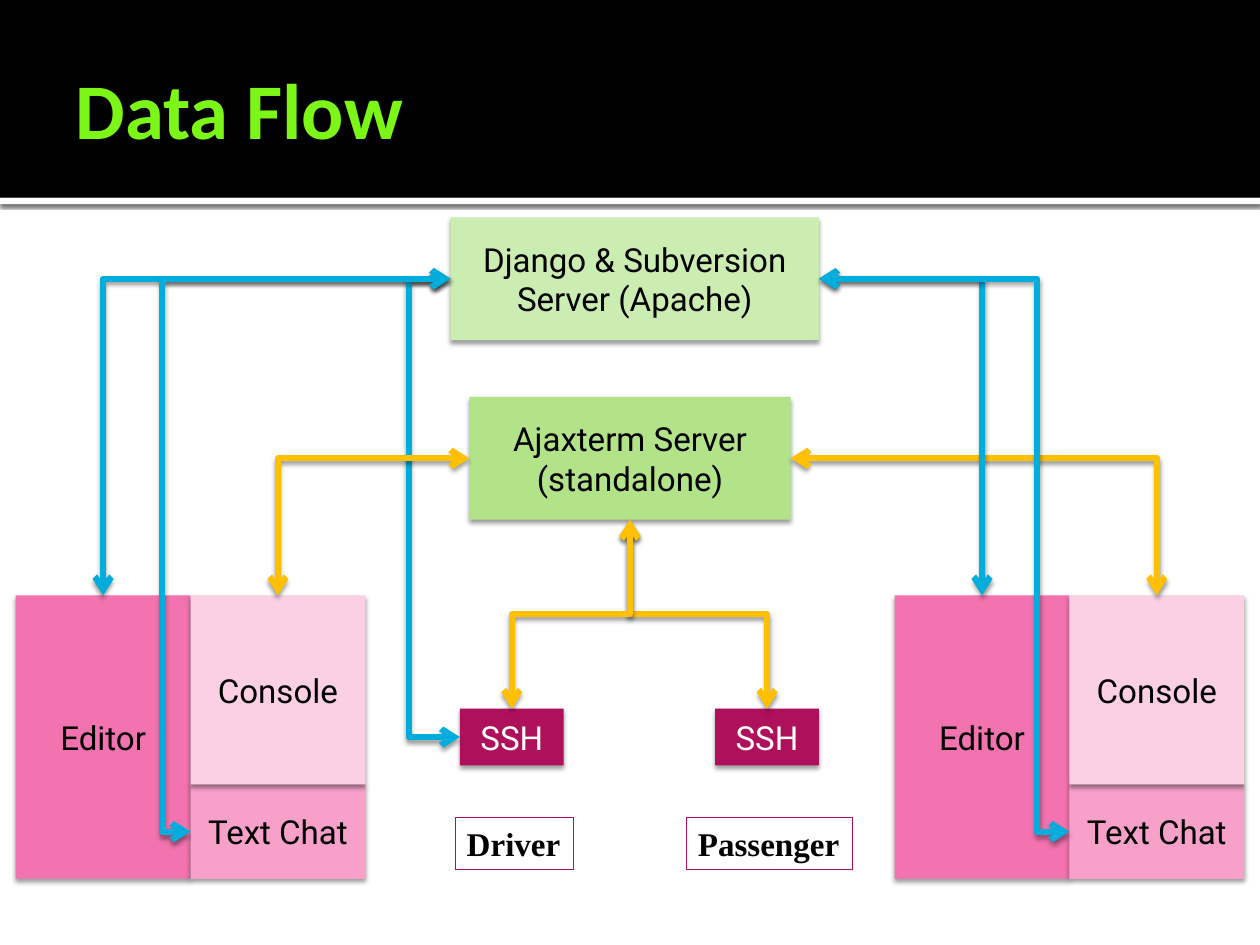
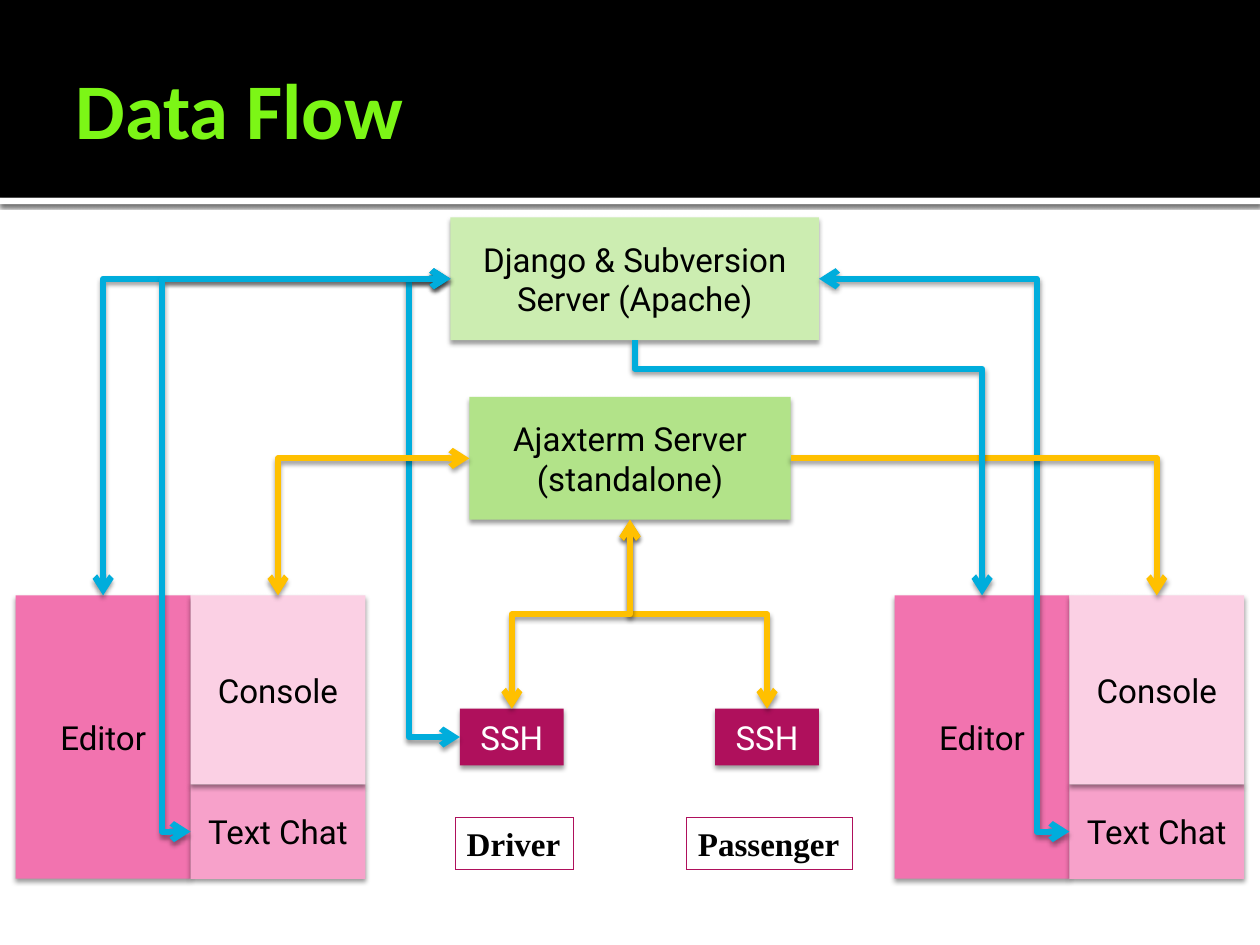
Before and after one commit to gmarcotte/teamceg, a slide deck: slide 6 of pear/submission_materials/PairgrammingDemo.pptx (slide 7 before the commit). Drawn at 1260x945 pixels with LibreOffice and Linux fonts; fonts in the diff are those of the drawing; background and template pictures are left out. Boxes give left, top, right and bottom in pixels: in the first picture for what was removed or moved away, otherwise in the second. Text is boxed around its words. In the diff, an @@ line names an element or a change of style, - is before the commit and + after.

```diff
--- a/pear/submission_materials/PairgrammingDemo.pptx
+++ b/pear/submission_materials/PairgrammingDemo.pptx
@@ elbow double arrow moved from (819, 279) - (982, 595) to (635, 340) - (982, 595) @@
@@ elbow double arrow (635, 340) - (982, 595): elbow double arrow to elbow arrow @@
@@ elbow double arrow (790, 458) - (1157, 595): elbow double arrow to elbow arrow @@
```
Also in this commit, not shown: 2 other slides changed, 1 slide added, 2 slides removed.
